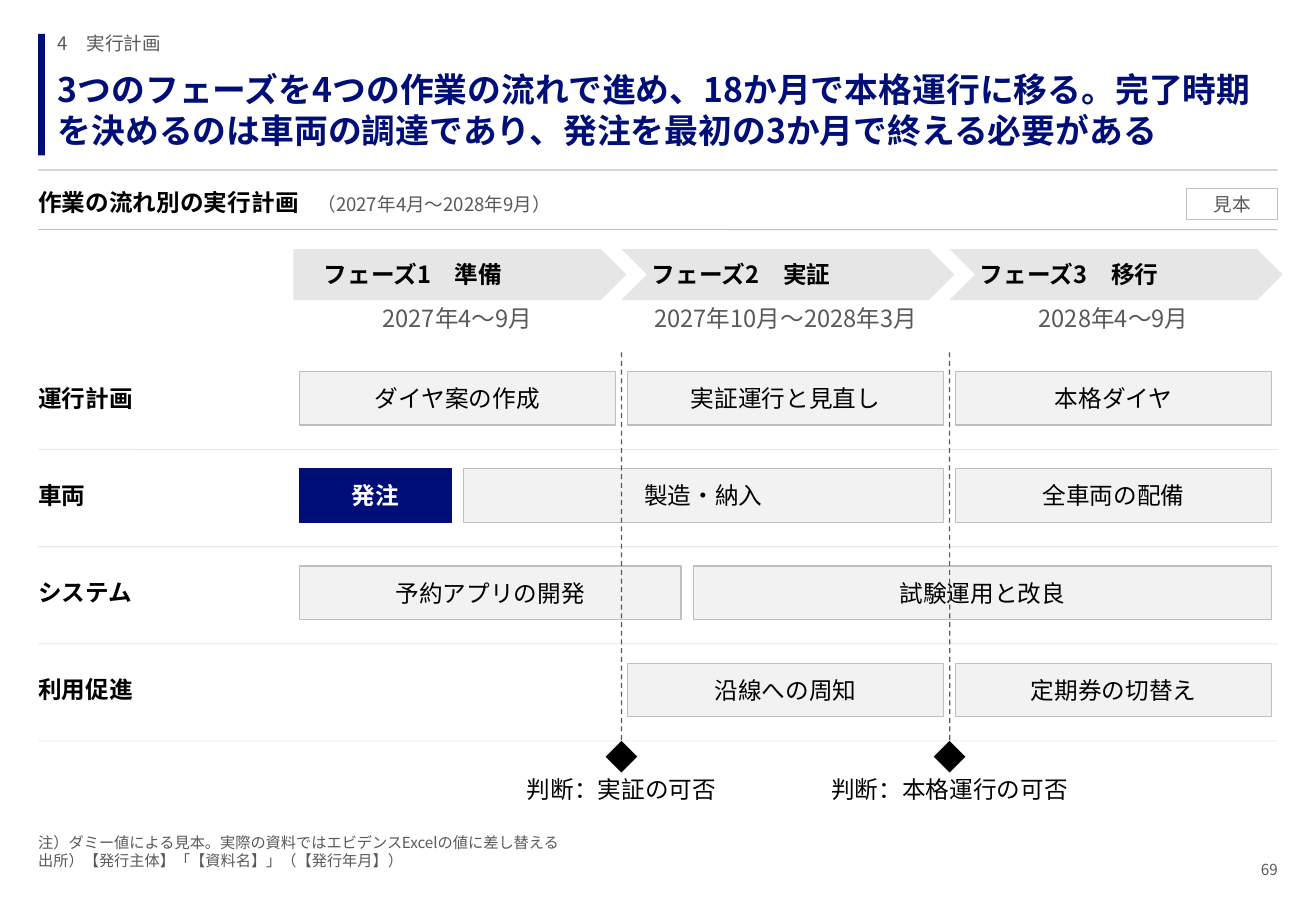
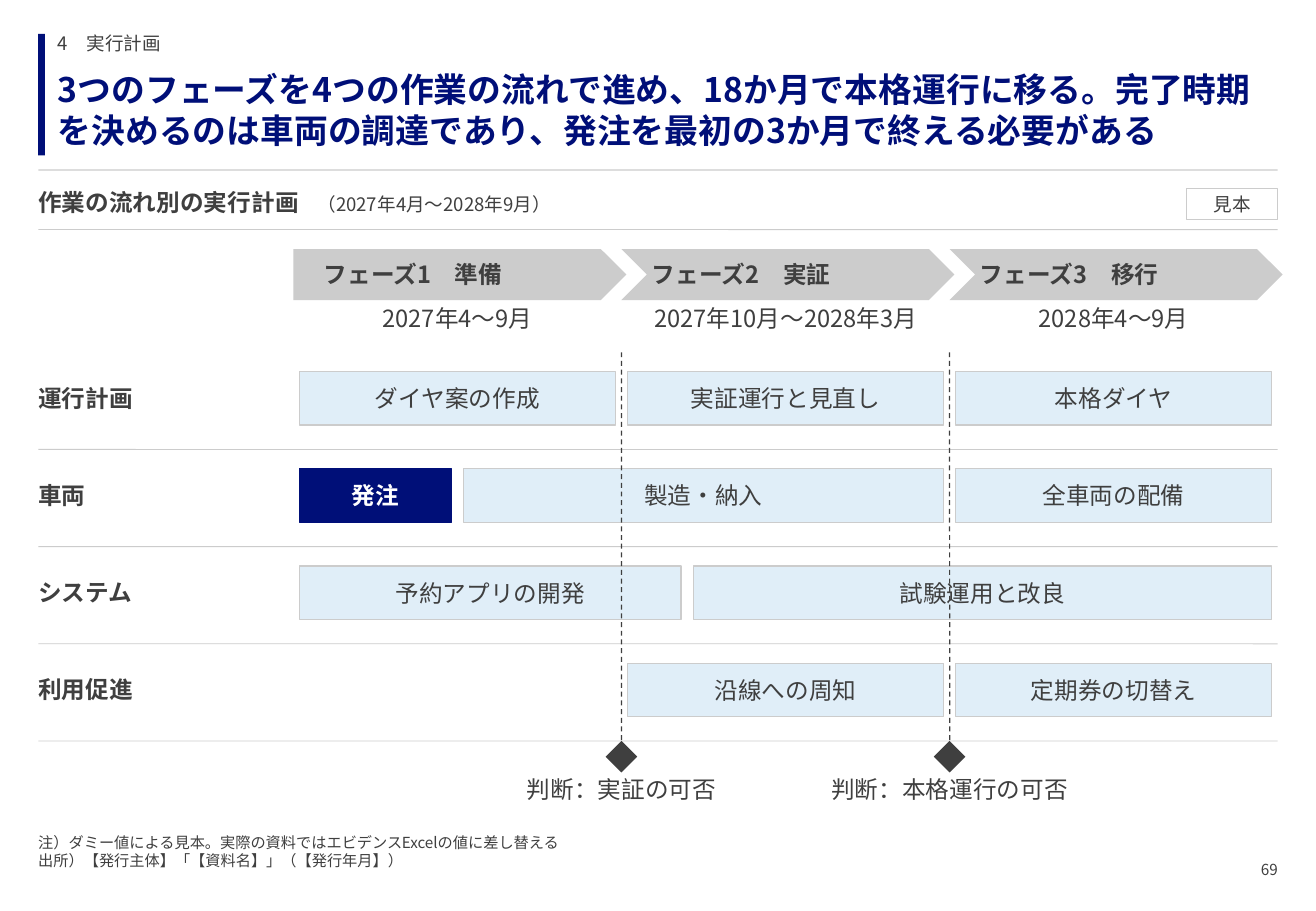
Before and after one commit to GontaHH/slide_builder, a slide deck: slide 69 of patterns/pattern-deck.pptx. Drawn at 1316x911 pixels with LibreOffice and Linux fonts; fonts in the diff are those of the drawing. Boxes give left, top, right and bottom in pixels: in the first picture for what was removed or moved away, otherwise in the second. Text is boxed around its words. In the diff, an @@ line names an element or a change of style, - is before the commit and + after.

```diff
--- a/patterns/pattern-deck.pptx
+++ b/patterns/pattern-deck.pptx
@@ text "作業の流れ別の実行計画 （2027年4月〜2028年9月）" at [38, 191, 551, 213]: text colour #000000 to #3F3F3F in "作業の流れ別の実行計画"; text colour #595959 to #3F3F3F in "（2027年4月〜2028年9月）" @@
@@ rectangle "見本" at [1187, 188, 1278, 220]: text colour #595959 to #3F3F3F; outline #BFBFBF 0.75 pt to #CCCCCC 0.75 pt @@
@@ fill #E7E6E6 to #CCCCCC in 3 elements at [294, 249, 627, 300], [622, 249, 955, 300], [950, 249, 1283, 300] @@
@@ text colour #595959 to #3F3F3F in 6 elements at [58, 34, 161, 52], [38, 835, 559, 868], [1261, 863, 1278, 875], [382, 307, 532, 329], [654, 307, 917, 329], [1039, 307, 1189, 329] @@
@@ line (622, 352) - (622, 741): stroke #595959 0.75 pt dashed to #3F3F3F 0.75 pt dashed @@
@@ line (950, 352) - (950, 741): stroke #595959 0.75 pt dashed to #3F3F3F 0.75 pt dashed @@
@@ line (39, 450) - (1278, 450): stroke #E7E6E6 0.5 pt to #CCCCCC 0.5 pt @@
@@ line (39, 547) - (1278, 547): stroke #E7E6E6 0.5 pt to #CCCCCC 0.5 pt @@
@@ line (39, 644) - (1278, 644): stroke #E7E6E6 0.5 pt to #CCCCCC 0.5 pt @@
@@ fill #F2F2F2 to #E0EEF8; outline #BFBFBF 0.75 pt to #CCCCCC 0.75 pt in 9 elements at [299, 372, 615, 425], [628, 372, 944, 425], [956, 372, 1272, 425], [464, 469, 944, 523], [956, 469, 1272, 523], [299, 566, 680, 620], [694, 566, 1272, 620], [628, 663, 944, 717], [956, 663, 1272, 717] @@
@@ line (39, 741) - (1278, 741): stroke #E7E6E6 0.5 pt to #CCCCCC 0.5 pt @@
@@ diamond at [606, 741, 638, 773]: fill #000000 to #3F3F3F @@
@@ diamond at [934, 741, 966, 773]: fill #000000 to #3F3F3F @@
@@ text colour #000000 to #3F3F3F in 18 elements at [324, 263, 502, 285], [652, 263, 830, 285], [980, 263, 1158, 285], [38, 387, 133, 409], [375, 387, 540, 409], [691, 387, 880, 409], [1055, 387, 1173, 409], [38, 484, 85, 506], [644, 484, 762, 506], [1043, 484, 1185, 506], [38, 582, 132, 603], [396, 582, 585, 604], [900, 578, 1066, 608], [38, 678, 133, 700], [714, 679, 856, 701], [1031, 679, 1197, 701], [527, 778, 716, 800], [831, 778, 1068, 800] @@
```
Also in this commit, not shown: 104 other slides changed, 12 other files.
